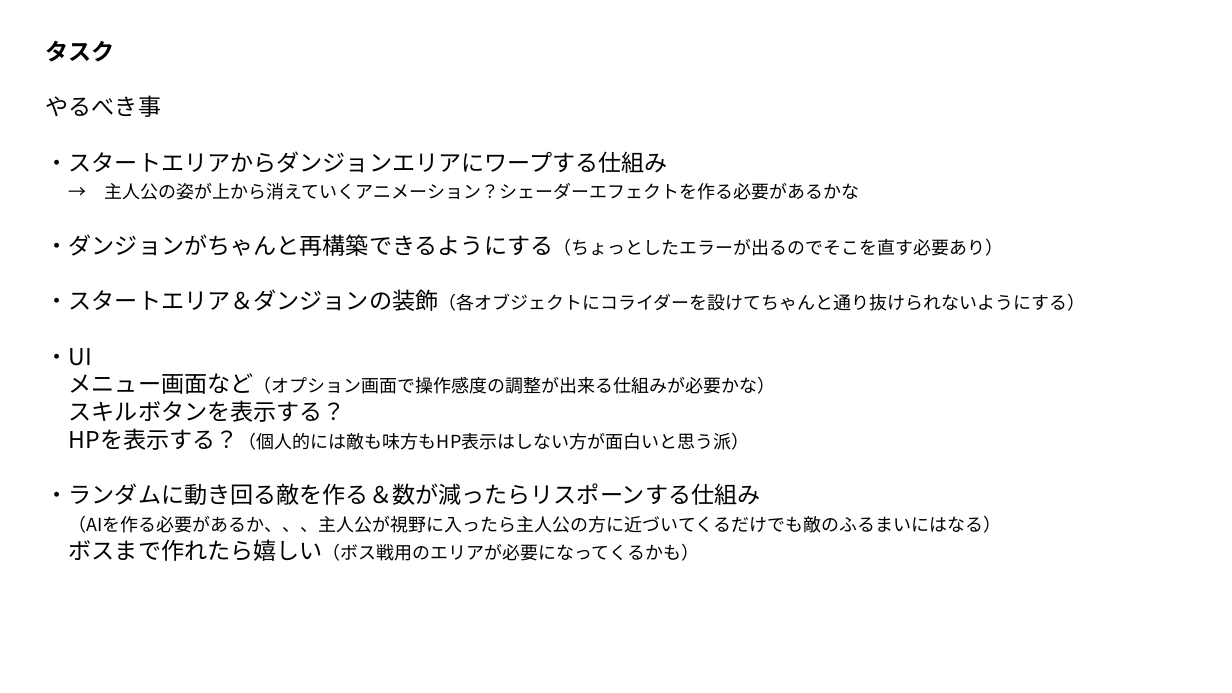
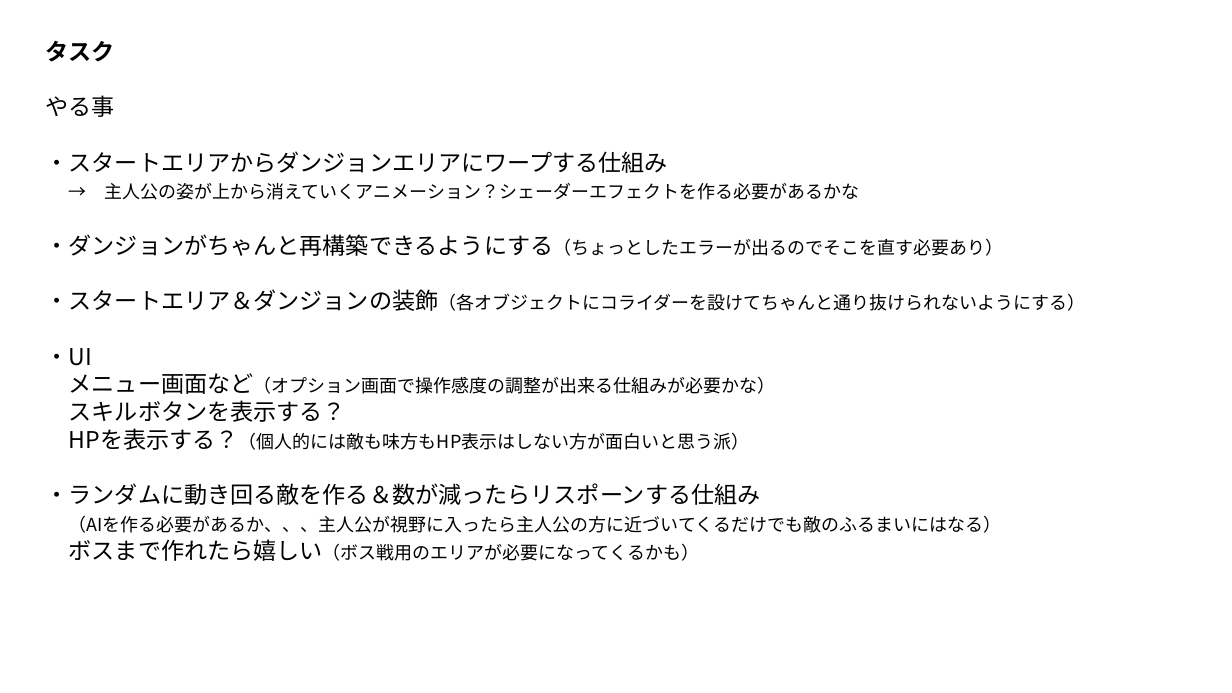
Before and after one commit to Wonchul-Jung88/Indie_Game_Challenge, a slide deck: slide 11 of Indie Game Challenge/Assets/Document/開発資料.pptx (slide 10 before the commit). Drawn at 1232x693 pixels with LibreOffice and Linux fonts; fonts in the diff are those of the drawing. Boxes give left, top, right and bottom in pixels: in the first picture for what was removed or moved away, otherwise in the second. Text is boxed around its words. In the diff, an @@ line names an element or a change of style, - is before the commit and + after.

```diff
--- a/Indie Game Challenge/Assets/Document/開発資料.pptx
+++ b/Indie Game Challenge/Assets/Document/開発資料.pptx
@@ text at box(46, 95, 115, 117): text changed @@
-やるべき事
+やる事
```
Also in this commit, not shown: 1 other slide changed, 1 slide added.
